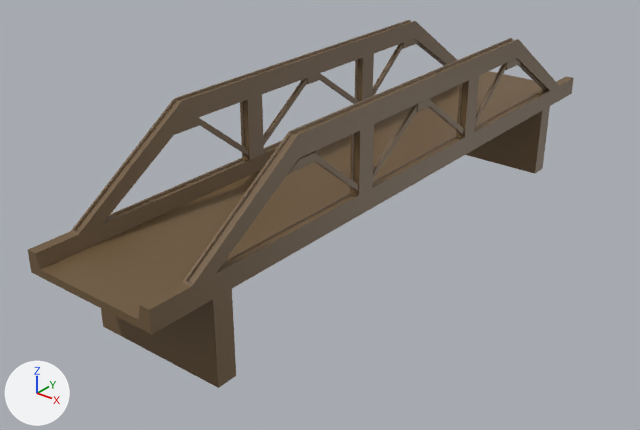
An edit to the OBJ model Assets/3D Models/bridge.obj, drawn before and after from the same camera.
Both versions are drawn from a 50 mm lens placed at (27.6, -19.5, 19.1), pointed at (3.0, 11.2, 0.0). The lights are fixed; the arrows at lower left show +X, +Y and +Z. Where no turn or scale is listed for an object, it has been applied to the vertices. Vertices at the same position are counted once.

In view in the first picture: 'bridge', 'truss'.
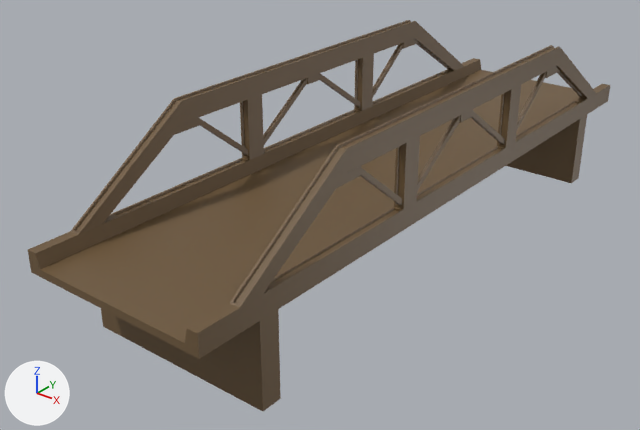
Commit message: Update bridge.obj
update bridge

What differs and where, as boxes [x1, y1, x2, y2] in the pictures (640 x 430 px; the box of a moved part takes in the faces that stretch with it):
'bridge', reshaped (7% wider, 6% taller)
    before: [28, 20, 574, 388]
    after: [28, 20, 610, 411]
'truss', mesh rescaled (11% wider, 9% taller)
    before: [174, 39, 521, 191]
    after: [174, 39, 560, 205]
part 1 of me_bridge, moved or reshaped
    before: [136, 38, 574, 388]
    after: [136, 45, 610, 411]
part 2 of me_truss, moved or reshaped
    before: [288, 59, 521, 191]
    after: [337, 67, 560, 205]

The change, as a list of edits to the scene's bpy script:
```text
Change me_bridge:
    where me_bridge.from_pydata(...)  # 484 vertices, 492 faces; spans x 0.0..6.9, y -3.0..31.0, z -2.0..7.0
    used by ob_bridge; location = (0.0, 0.0, 0.0)
    me_bridge part 1: all 242 vertices in x 6.3..6.9, y -3.0..31.0, z -2.0..7.0 are moved by (2.3, 0.0, 0.0)
Change me_truss:
    where me_truss.from_pydata(...)  # 240 vertices, 228 faces; spans x 0.1..7.0, y 4.3..23.7, z 3.1..6.0
    used by ob_truss; location = (0.0, 0.0, 0.0)
    me_truss part 2: the whole mesh is scaled about its middle by (1.35, 1, 1), then moved by (1.1, 0.0, 0.0)
```
